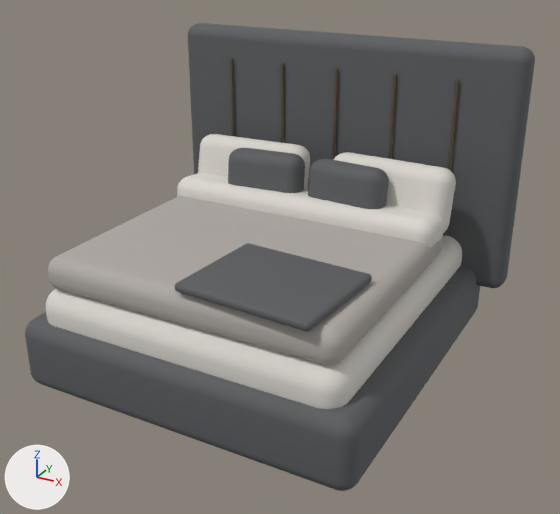
The glTF model game/assets/models/upholstered_bed.glb: old version first, new version second.
One viewpoint serves both versions: a 50 mm camera at (2.4, -4.24, 2.93) aimed at (0.1, -0.06, 0.85). Lighting does not change. The marker at lower left points along +X, +Y and +Z. The picture after the commit comes second. Where no turn or scale is listed for an object, it has been applied to the vertices.

In view in the first picture: 'Accent pillow 1', 'Accent pillow 2', 'Cashmere throw', 'Duvet folded edge', 'Headboard channel', 'Headboard channel.001', 'Headboard channel.002', 'Headboard channel.003', 'Headboard channel.004', 'Mattress', 'Sleeping pillow 1', 'Sleeping pillow 2', 'Soft duvet', 'Tall channel headboard', 'Upholstered bed frame'.
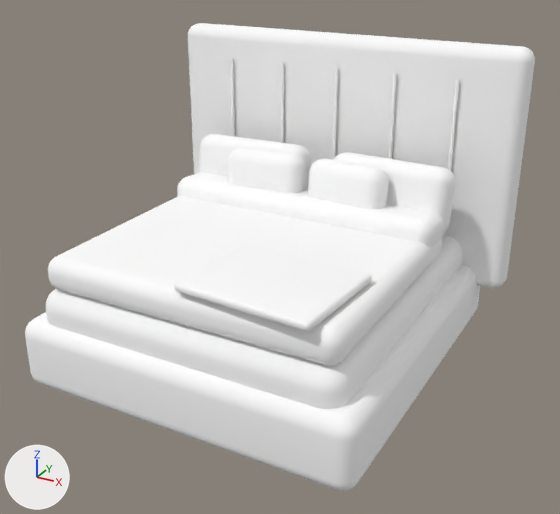
Edits to the bpy script that builds the scene:
```text
Change mat_warm_charcoal_upholstery:
    mat_warm_charcoal_upholstery.base_color: (0.105, 0.11, 0.115) -> (1.0, 1.0, 1.0)  # dark grey #5b5d5f -> white #ffffff
Change mat_ivory_washed_linen:
    mat_ivory_washed_linen.base_color: (0.72, 0.69, 0.64) -> (1.0, 1.0, 1.0)  # light grey #ddd8d1 -> white #ffffff
Change mat_champagne_bronze:
    mat_champagne_bronze.base_color: (0.18, 0.135, 0.09) -> (1.0, 1.0, 1.0)  # brown #766755 -> white #ffffff
Change mat_stone_duvet:
    mat_stone_duvet.base_color: (0.43, 0.4, 0.37) -> (1.0, 1.0, 1.0)  # grey #afaaa4 -> white #ffffff
```

Location of each change, [x1, y1, x2, y2] in pixels of the pictures (560 x 514 px):
'Tall channel headboard', recoloured (dark grey to white): [188, 23, 535, 288] in both
'Upholstered bed frame', recoloured (dark grey to white): [25, 265, 480, 491] in both
'Soft duvet', recoloured (grey to white): [48, 196, 442, 365] in both
'Mattress', recoloured (light grey to white): [46, 235, 462, 409] in both
'Cashmere throw', recoloured (dark grey to white): [175, 243, 372, 332] in both
'Duvet folded edge', recoloured (light grey to white): [177, 172, 444, 247] in both
'Sleeping pillow 2', recoloured (light grey to white): [333, 152, 456, 233] in both
'Accent pillow 2', recoloured (dark grey to white): [308, 159, 389, 209] in both
'Accent pillow 1', recoloured (dark grey to white): [228, 148, 305, 193] in both
'Sleeping pillow 1', recoloured (light grey to white): [198, 134, 310, 190] in both
'Headboard channel.004', recoloured: [443, 80, 459, 236] in both
'Headboard channel.002', recoloured (brown to white): [332, 69, 338, 160] in both
'Headboard channel.003', recoloured (brown to white): [388, 74, 397, 159] in both
'Headboard channel', recoloured (brown to white): [230, 59, 235, 136] in both
